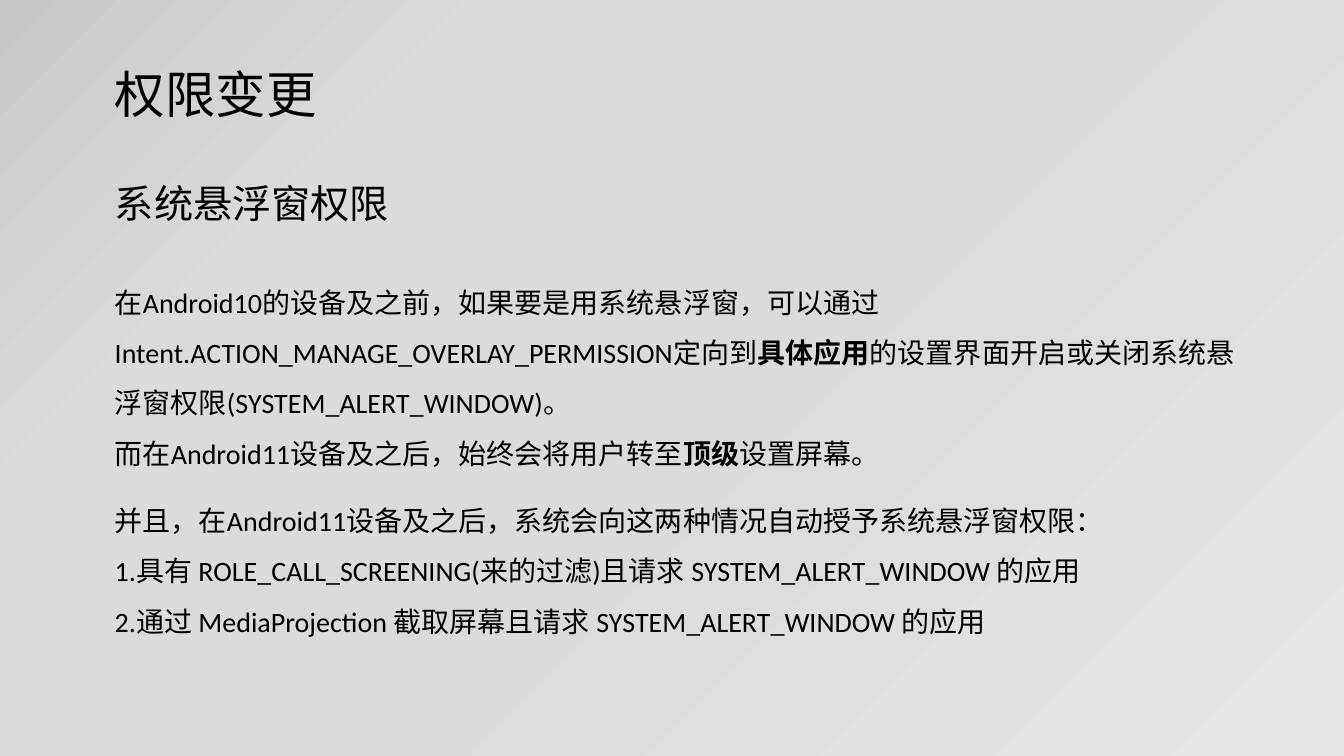
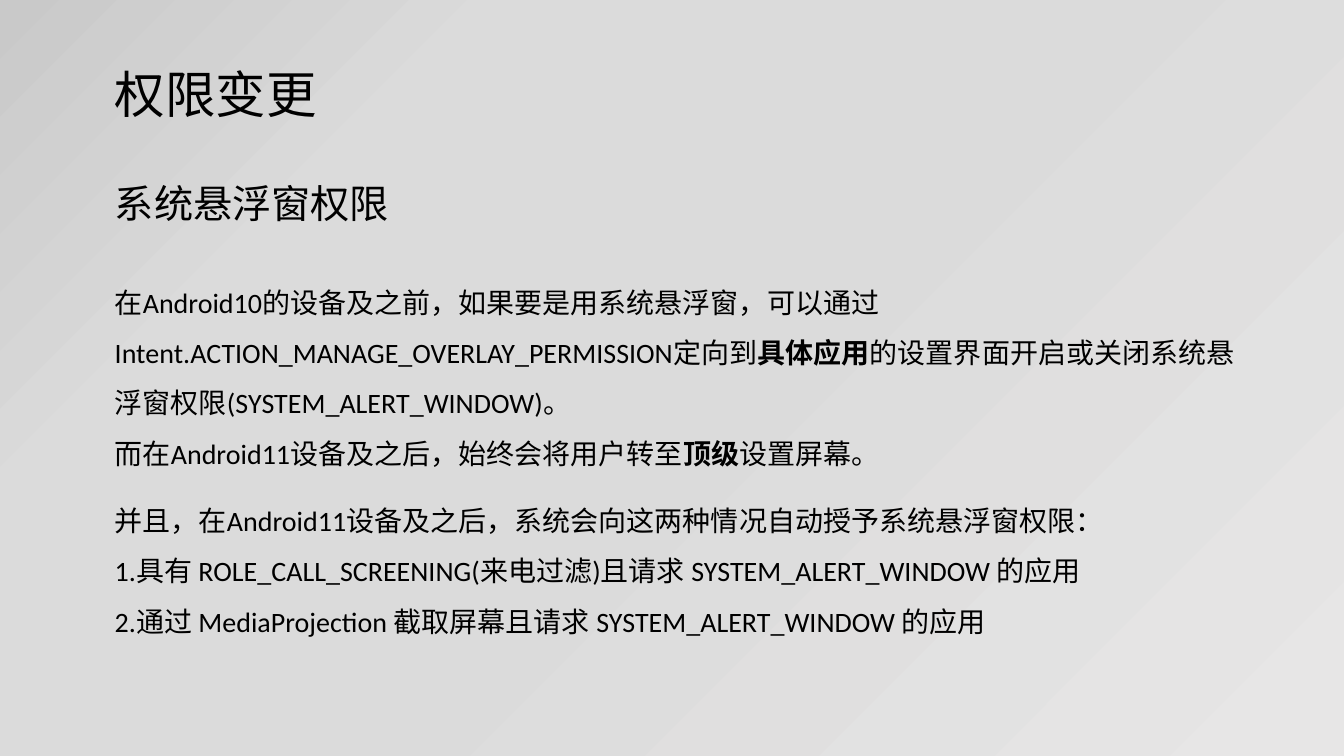
Before and after one commit to jianjunxiao/Adaptation, a slide deck: slide 22 of Android10、11适配.pptx. Drawn at 1344x756 pixels with LibreOffice and Linux fonts; fonts in the diff are those of the drawing. Boxes give left, top, right and bottom in pixels: in the first picture for what was removed or moved away, otherwise in the second. Text is boxed around its words. In the diff, an @@ line names an element or a change of style, - is before the commit and + after.

```diff
--- a/Android10、11适配.pptx
+++ b/Android10、11适配.pptx
@@ text at bbox=[115, 507, 1104, 637]: text changed @@
-并且，在Android11设备及之后，系统会向这两种情况自动授予系统悬浮窗权限：
-1.具有 ROLE_CALL_SCREENING(来的过滤)且请求 SYSTEM_ALERT_WINDOW 的应用
-2.通过 MediaProjection 截取屏幕且请求 SYSTEM_ALERT_WINDOW 的应用
+并且，在Android11设备及之后，系统会向这两种情况自动授予系统悬浮窗权限：
+1.具有 ROLE_CALL_SCREENING(来电过滤)且请求 SYSTEM_ALERT_WINDOW 的应用
+2.通过 MediaProjection 截取屏幕且请求 SYSTEM_ALERT_WINDOW 的应用
```
Also in this commit, not shown: 8 other slides changed, 3 other files.
